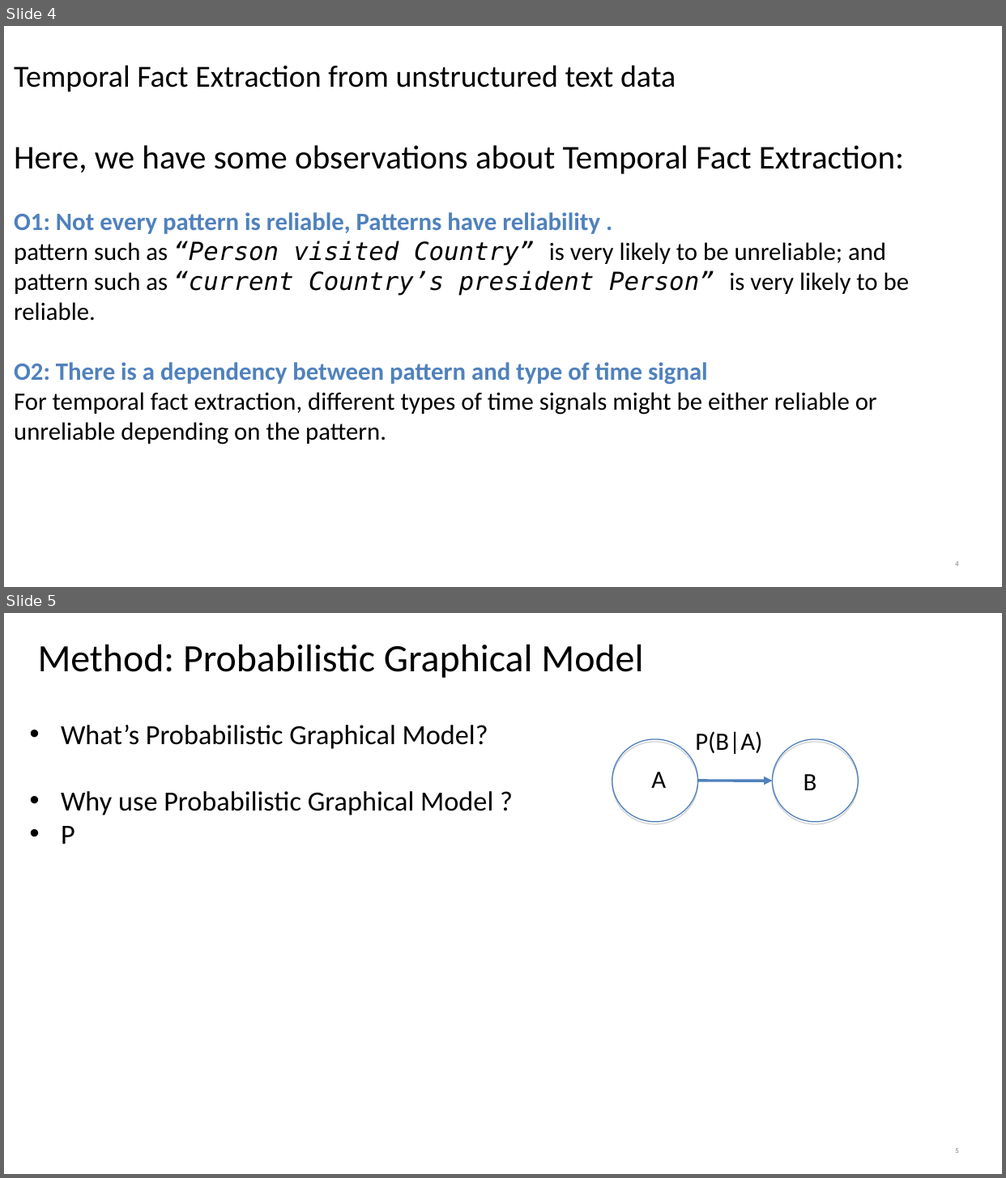
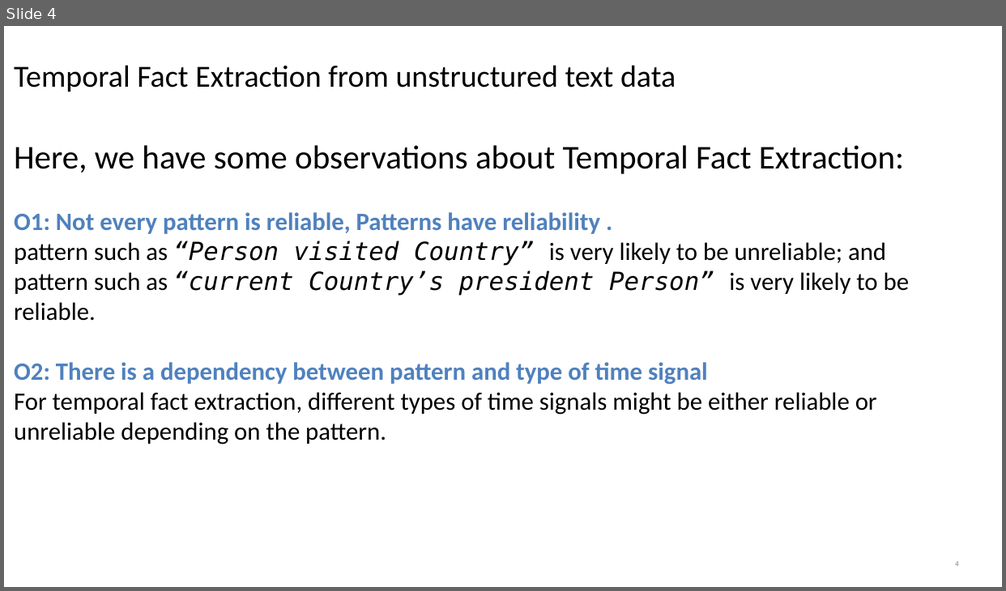
Before and after one commit to zhouyang98/zhouyang98.github.io, a slide deck: PGMCC-www2020.ppt. Shown one above the other, each under a label of ours: slides 4 and 5 before the commit, slide 4 after it. The pictures are 1006x1178 and 1006x591 pixels, drawn with LibreOffice and Linux fonts; fonts in the diff are those of the drawing; background and template pictures are left out. Boxes give left, top, right and bottom in pixels: in the first picture for what was removed or moved away, otherwise in the second. Text is boxed around its words. In the diff, an @@ line names an element or a change of style, - is before the commit and + after.

```diff
--- a/PGMCC-www2020.ppt
+++ b/PGMCC-www2020.ppt
@@ slide 5 removed at (x1=4, y1=613, x2=1002, y2=1174), background picture (left out) @@
@@ title removed at (x1=38, y1=644, x2=643, y2=678) @@
-Method: Probabilistic Graphical Model
@@ text removed at (x1=61, y1=725, x2=493, y2=844) @@
-• What’s Probabilistic Graphical Model?
-• Why use Probabilistic Graphical Model ?
-• P
@@ text removed at (x1=695, y1=731, x2=762, y2=754) @@
-P(B|A)
@@ ellipse removed at (x1=612, y1=739, x2=697, y2=823) @@
@@ ellipse removed at (x1=773, y1=739, x2=859, y2=823) @@
@@ text removed at (x1=651, y1=772, x2=666, y2=788) @@
-A
@@ arrow removed from (697, 781) to (773, 781) @@
@@ text removed at (x1=803, y1=774, x2=817, y2=790) @@
-B
@@ page number removed at (x1=955, y1=1148, x2=959, y2=1153) @@
-5
```
Also in this commit, not shown: 4 slides changed, 3 slides added, 2 other slides removed, 3 other files.
